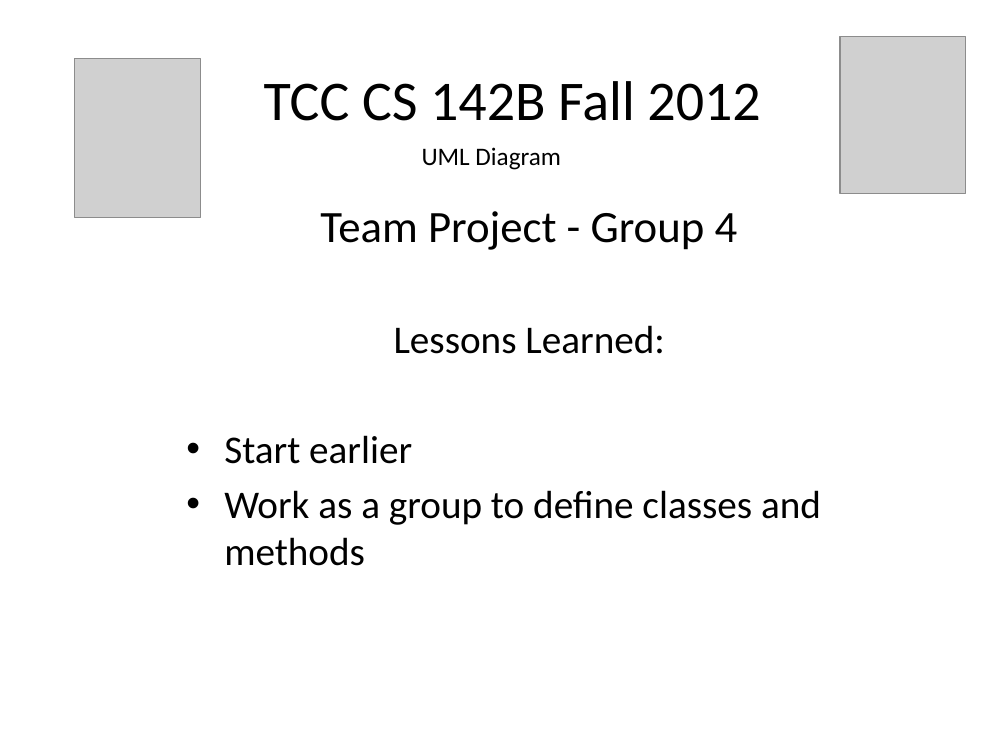
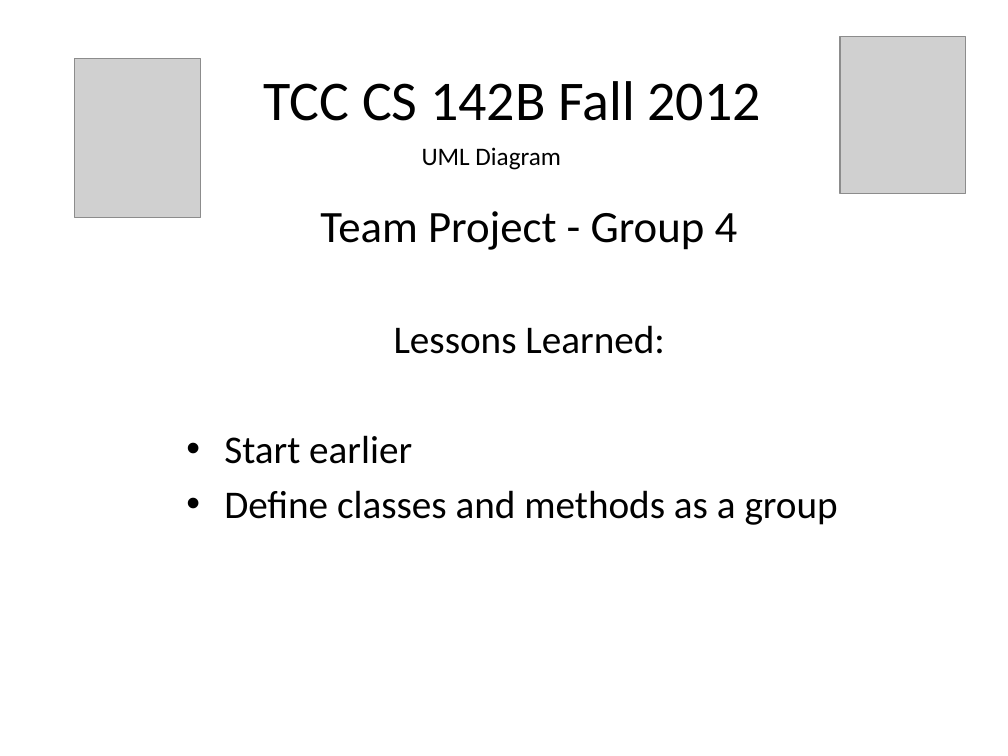
Before and after one commit to samhug/cs_142_final_project, a slide deck: slide 8 of JAVA Group Project Presentation.pptx. Drawn at 1008x756 pixels with LibreOffice and Linux fonts; fonts in the diff are those of the drawing; grey boxes stand for pictures. Boxes give left, top, right and bottom in pixels: in the first picture for what was removed or moved away, otherwise in the second. Text is boxed around its words. In the diff, an @@ line names an element or a change of style, - is before the commit and + after.

```diff
--- a/JAVA Group Project Presentation.pptx
+++ b/JAVA Group Project Presentation.pptx
@@ text at (x1=224, y1=490, x2=838, y2=525): text changed @@
-• Work as a group to define classes and methods
+• Define classes and methods as a group
```
Also in this commit, not shown: 2 other slides changed, 2 slides added, 1 other file.
